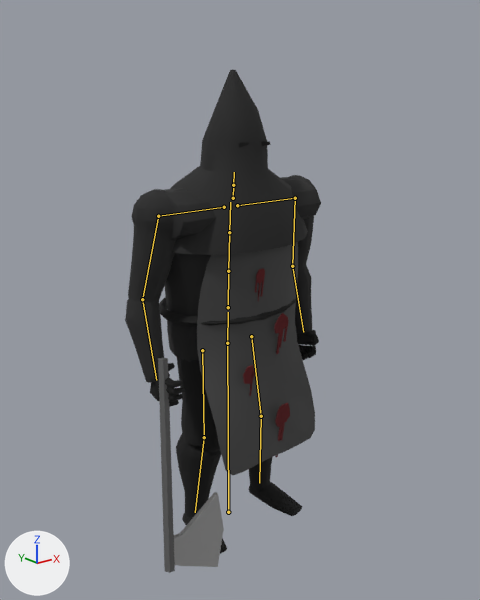
A saved change to the FBX model animation/fbx/SK_Char_korney.fbx.
Both versions are drawn from a 50 mm camera at (-1.9, -2.47, 2.18) aimed at (0.0, -0.1, 1.23). Arrows for +X, +Y and +Z are at lower left; the lights stay in place. The older version comes first. The bones that change, and the others that lie on the model, are drawn over the model as lines.

Names of what the first picture shows: 'Body'.
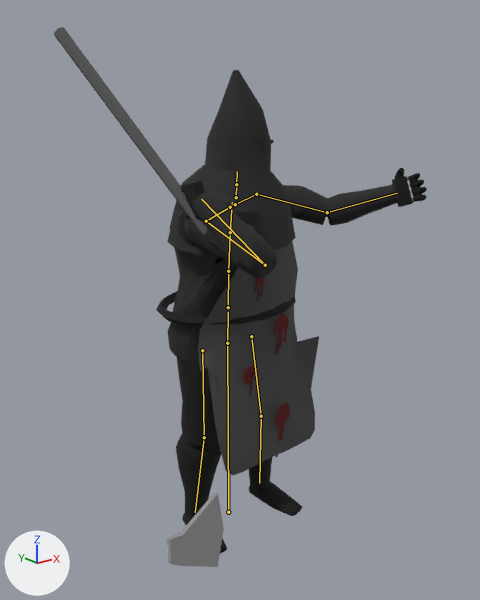
The newer file adds an action. The first version stands in its rest pose; the second is drawn at frame 15 of the action 'Rig|Shoot'.

What differs and where, as boxes (x1, y1, x2, y2) in the pictures (480 x 600 px):
'Body', posed (90% wider, 7% taller): before (125, 70, 321, 573); after (54, 27, 427, 567)
bone 'Spine1', root to tip: before (228, 271) to (229, 232); after (228, 271) to (230, 232)
bone 'Head', root to tip: before (233, 185) to (234, 172); after (236, 184) to (237, 171)
bone 'UpperArm.L', root to tip: before (295, 198) to (292, 266); after (256, 194) to (327, 212)
bone 'Forearm.L', root to tip: before (292, 266) to (303, 332); after (327, 212) to (397, 193)
bone 'UpperArm.R', root to tip: before (158, 216) to (142, 299); after (206, 221) to (265, 265)
bone 'Forearm.R', root to tip: before (142, 299) to (156, 380); after (265, 265) to (201, 199)

Patch to the scene script:
```diff
--- a/animation/fbx/SK_Char_korney.fbx.py
+++ b/animation/fbx/SK_Char_korney.fbx.py
@@ bone_spine1 @@
 bone_spine1 = bpy.data.objects['Rig'].pose.bones['Spine1']  # child of 'Spine'
-bone_spine1.rotation_quaternion = (1.0, 0.0, 0.0, 0.0)  # degrees (0, 0, 0)
+bone_spine1.rotation_quaternion = (0.954, 0.0, 0.3, -0.015)  # degrees (-1, 35, -2)
@@ bone_head @@
 bone_head = bpy.data.objects['Rig'].pose.bones['Head']  # child of 'Neck'
-bone_head.rotation_quaternion = (1.0, 0.0, 0.0, 0.0)  # degrees (0, 0, 0)
+bone_head.rotation_quaternion = (0.966, 0.0, -0.258, 0.013)  # degrees (0, -30, 2)
@@ bone_upperarm_l @@
 bone_upperarm_l = bpy.data.objects['Rig'].pose.bones['UpperArm.L']  # child of 'Shoulder.L'
-bone_upperarm_l.rotation_quaternion = (1.0, 0.0, 0.0, 0.0)  # degrees (0, 0, 0)
+bone_upperarm_l.rotation_quaternion = (0.717, -0.681, -0.148, -0.011)  # degrees (-88, -13, 11)
@@ bone_forearm_l @@
 bone_forearm_l = bpy.data.objects['Rig'].pose.bones['Forearm.L']  # child of 'UpperArm.L'
-bone_forearm_l.rotation_quaternion = (1.0, 0.0, 0.0, 0.0)  # degrees (0, 0, 0)
+bone_forearm_l.rotation_quaternion = (0.999, -0.044, -0.001, -0.001)  # degrees (-5, 0, 0)
@@ bone_upperarm_r @@
 bone_upperarm_r = bpy.data.objects['Rig'].pose.bones['UpperArm.R']  # child of 'Shoulder.R'
-bone_upperarm_r.rotation_quaternion = (1.0, 0.0, 0.0, 0.0)  # degrees (0, 0, 0)
+bone_upperarm_r.rotation_quaternion = (0.733, -0.569, 0.343, 0.148)  # degrees (-81, 42, -13)
@@ bone_forearm_r @@
 bone_forearm_r = bpy.data.objects['Rig'].pose.bones['Forearm.R']  # child of 'UpperArm.R'
-bone_forearm_r.rotation_quaternion = (1.0, 0.0, 0.0, 0.0)  # degrees (0, 0, 0)
+bone_forearm_r.rotation_quaternion = (0.423, -0.903, 0.046, 0.066)  # degrees (-130, 9, -2)
```
